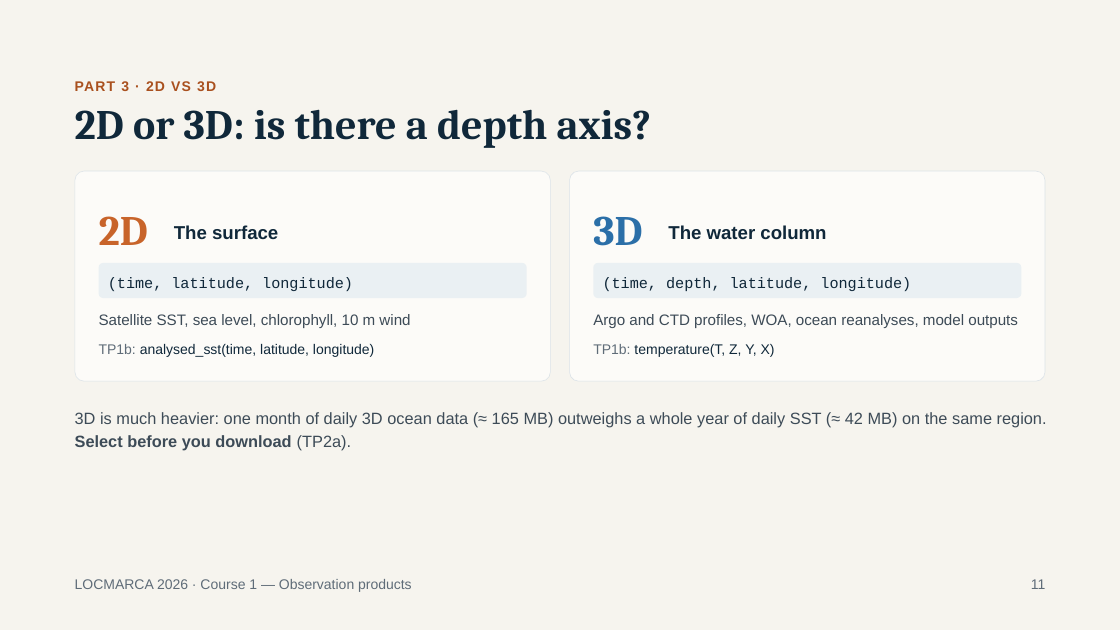
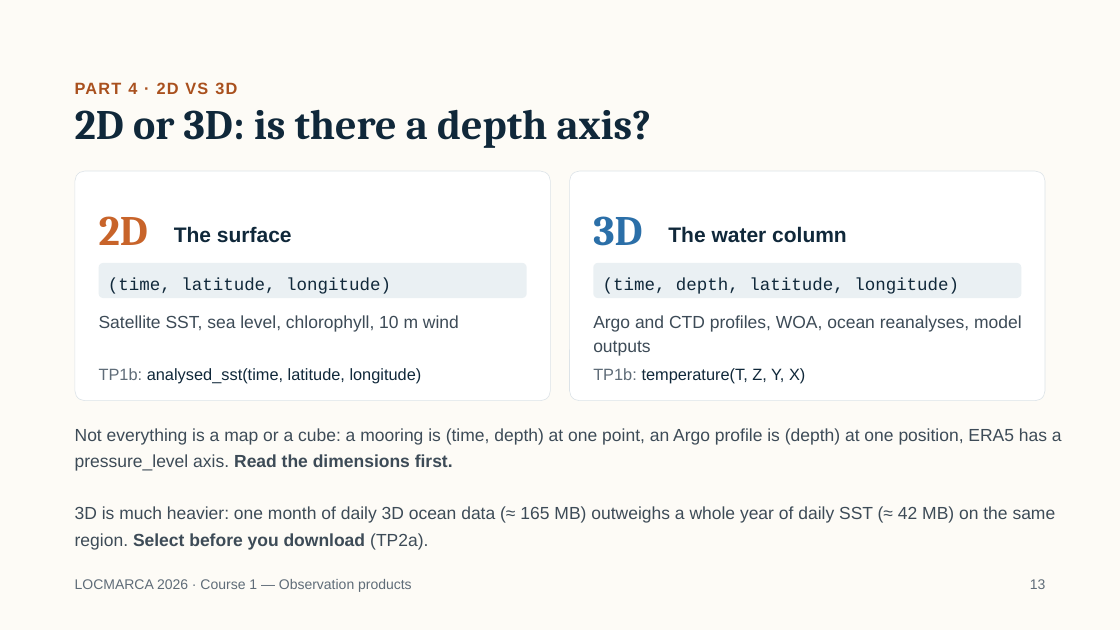
Before and after one commit to gcambon/script-locmarca, a slide deck: slide 15 of Courses/01_course_observation_products.pptx (slide 11 before the commit). Drawn at 1120x630 pixels with LibreOffice and Linux fonts; fonts in the diff are those of the drawing. Boxes give left, top, right and bottom in pixels: in the first picture for what was removed or moved away, otherwise in the second. Text is boxed around its words. In the diff, an @@ line names an element or a change of style, - is before the commit and + after.

```diff
--- a/Courses/01_course_observation_products.pptx
+++ b/Courses/01_course_observation_products.pptx
@@ background #F6F4EE to #FDFBF6 @@
@@ text at box(75, 82, 237, 94): text changed; size 12 to 14 pt @@
-PART 3 · 2D VS 3D
+PART 4 · 2D VS 3D
@@ rounded rectangle: place and size @@
-rounded rectangle at box(75, 171, 550, 381)
+rounded rectangle at box(75, 171, 550, 401)
@@ rounded rectangle at box(75, 171, 550, 401): fill #FCFBF8 to #FFFFFF @@
@@ rounded rectangle at box(570, 171, 1045, 401): fill #FCFBF8 to #FFFFFF @@
@@ rounded rectangle: place and size @@
-rounded rectangle at box(570, 171, 1045, 381)
+rounded rectangle at box(570, 171, 1045, 401)
@@ text "The surface" at box(174, 226, 292, 243): size 16 to 18 pt; line spacing 19.2pt to 21.6pt @@
@@ text "The water column" at box(668, 226, 847, 243): size 16 to 18 pt; line spacing 19.2pt to 21.6pt @@
@@ size 13 to 15 pt; line spacing 18.2pt to 21pt in 4 elements at box(98, 263, 527, 298), box(593, 263, 1022, 298), box(593, 315, 1022, 356), box(99, 315, 459, 332) @@
@@ text "TP1b: analysed_sst(time, latitude, longitude)": place and size @@
-text "TP1b: analysed_sst(time, latitude, longitude)" at box(99, 344, 374, 357)
+text "TP1b: analysed_sst(time, latitude, longitude)" at box(99, 368, 422, 384)
@@ text "TP1b: analysed_sst(time, latitude, longitude)" at box(99, 368, 422, 384): size 12 to 14 pt; line spacing 16.8pt to 19.6pt @@
@@ text "TP1b: temperature(T, Z, Y, X)": place and size @@
-text "TP1b: temperature(T, Z, Y, X)" at box(593, 344, 775, 357)
+text "TP1b: temperature(T, Z, Y, X)" at box(593, 368, 805, 384)
@@ text "TP1b: temperature(T, Z, Y, X)" at box(593, 368, 805, 384): size 12 to 14 pt; line spacing 16.8pt to 19.6pt @@
@@ text "Not everything is a map ...": place and size @@
-text "Not everything is a map ..." at box(75, 412, 1047, 450)
+text "Not everything is a map ..." at box(75, 428, 1062, 550)
@@ text at box(75, 428, 1062, 471): paragraph added @@
+Not everything is a map or a cube: a mooring is (time, depth) at one point, an Argo profile is (depth) at one position, ERA5 has a pressure_level axis. Read the dimensions first.
@@ text at box(75, 506, 1056, 550): size 14 to 15 pt in "3D is much heavier: one month of ..."; line spacing 19.6pt to 22.4pt @@
@@ text at box(1030, 579, 1046, 589): text changed @@
-11
+13
```
Also in this commit, not shown: 19 other slides changed, 5 slides added, 1 slide removed, 3 other files.
